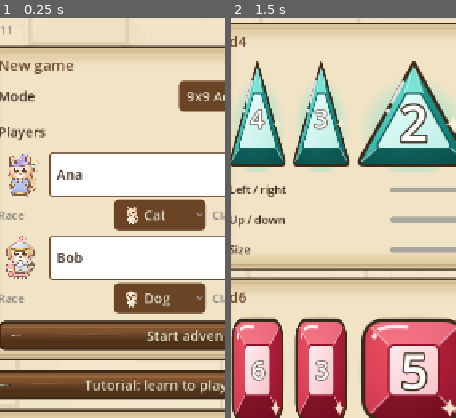
Above: before the commit, frames 1-2 (left to right).
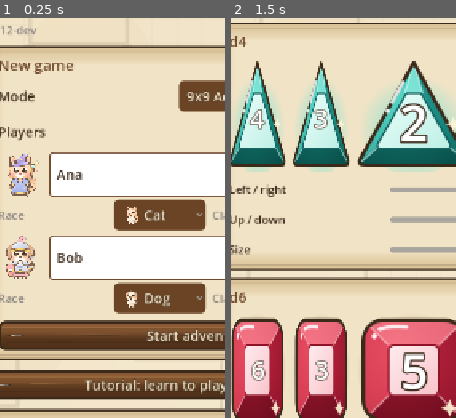
Above: after the commit, the same moments.

Repository: Eddie-Oliveira/dicedoku
Game: Godot game, scene res://ui/main.tscn
The game is run twice, just before and just after one commit, with the same random seed, the same clock (stepped at 60 frames per second) and the same inputs.
Inputs (mouse positions are % of the whole screen's width and height, from its top left):
- Up to frame 1 (0.25 s): no input
- Up to frame 2 (1.5 s): click (44, 77) at 0.52 s; type "12" at 0.6 s; click "Dice number tuner (dev)" at 1.25 s
The pictures show only the part of the screen within x 6-56%, y 14-64%; the shares and areas given below are measured in that part.

The runs differ from the first frame. In frame 1, 0.1% of the frame differs, in the area x 3-16%, y 2-4%; in frame 2, nothing differs.

Commit message:
v0.12-dev: version label, translation guide, changelog
Co-Authored-By: Claude Opus 5.5 <noreply@anthropic.com>
Claude-Session: https://claude.ai/code/session_01XSUQGHsYJzJXVrGL9UwgUn

Diff:
--- a/godot/i18n/source_en.json
+++ b/godot/i18n/source_en.json
@@ -225,6 +225,7 @@
  "normal",
  "the {0}",
  "unused rolls",
+ "v0.12-dev",
  "{0} cleared the dungeon!",
  "{0} from {1}",
  "{0} from {1}!",
--- a/godot/ui/main.gd
+++ b/godot/ui/main.gd
@@ -354,7 +354,7 @@
 	ol.item_selected.connect(_on_lang)
 	lr.add_child(ol)
 	body.add_child(lr)
-	body.add_child(lbl("v0.11", 18, C_STONE))
+	body.add_child(lbl("v0.12-dev", 18, C_STONE))
 	var v := panel("New game")
 	var r := row()
 	r.add_child(lbl("Mode"))
Not shown, changed: CHANGELOG.md
Not shown, added: docs/tech/TRANSLATIONS.md
